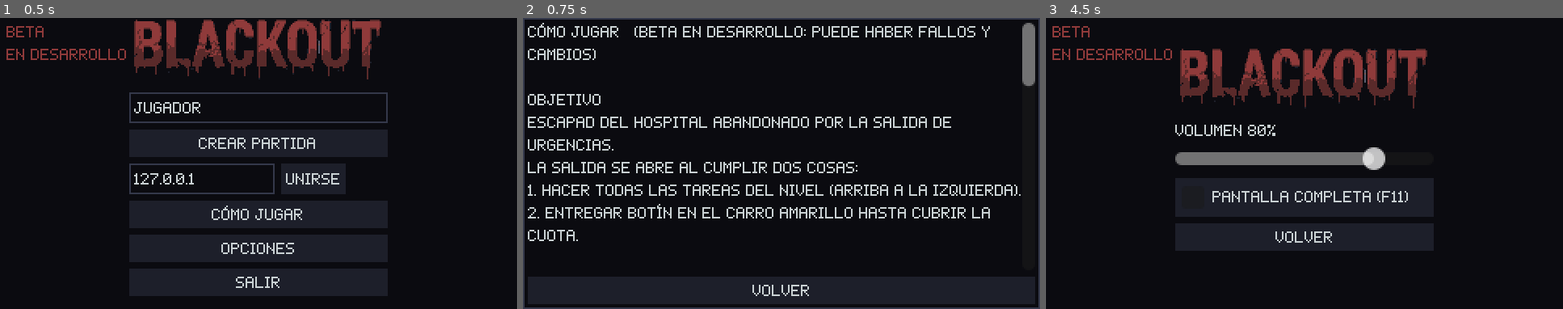
Above: before the commit, frames 1-3 (left to right).
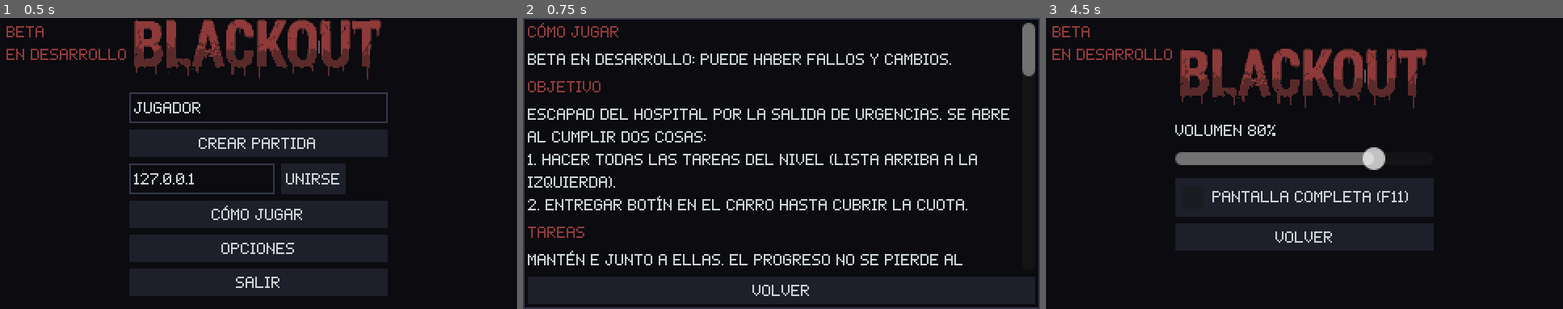
Above: after the commit, the same moments.

Repository: Skyfreefury/blackout-beta
Game: Godot game, scene res://scenes/menu.tscn
Same seed, same stepped clock (60 frames per second), same inputs: the game is played once before the commit and once after it.
Inputs:
- Up to frame 1 (0.5 s): no input
- Up to frame 2 (0.75 s): click "Cómo jugar" at 0.5 s
- Up to frame 3 (4.5 s): click "Cómo jugar" at 1.25 s; click "Crear partida" at 2 s; click "Unirse" at 2.75 s; click "Volver" at 3.5 s; click "Opciones" at 4.25 s

Frame 1 is identical in both runs. In frame 2, 12% of the frame differs, in the area x 0-100%, y 1-85%; in frame 3, nothing differs.

Commit message:
Cómo jugar con dibujos de tareas, botín, carro, pila y Nonatos
Co-Authored-By: Claude Opus 5.5 <noreply@anthropic.com>

Diff:
--- a/scripts/menu.gd
+++ b/scripts/menu.gd
@@ -6,43 +6,33 @@
 const JOIN_TIMEOUT := 5.0
 const TEXT_COLOR := Color("c9d1d3")
 const ACCENT := Color("8f3a3a")
-const HELP_TEXT := """CÓMO JUGAR   (beta en desarrollo: puede haber fallos y cambios)
-
-OBJETIVO
-Escapad del hospital abandonado por la salida de urgencias.
-La salida se abre al cumplir dos cosas:
-1. Hacer todas las tareas del nivel (arriba a la izquierda).
-2. Entregar botín en el carro amarillo hasta cubrir la cuota.
-
-TAREAS
-Mantén E junto a generadores, archivadores, ordenadores y válvulas.
-Los generadores encienden luces de emergencia: el Nonato no entra en ellas.
-
-BOTÍN
-E coge objetos de valor. La mochila lleva 3 y cada uno te frena.
-E junto al carro entrega todo. Si caes, la mochila queda en el suelo.
-
-EL NONATO
-Caza a oscuras. Tu linterna lo aturde y lo hace buscar otro camino.
-Prefiere a quien no le apunta y a quien hace tareas.
-Primer golpe: derribado. Un compañero te reanima manteniendo E.
-Segundo golpe, o 30 s sin ayuda: mueres.
-Más jugadores, más peligro: con 2 y 4 es más fuerte y chilla
-para apagar linternas. Con 3 y 4 hay dos Nonatos.
-
-LINTERNA
-Q o clic derecho. Gasta pila, más aún si alumbras al Nonato.
-Recoge pilas con E. Con poca pila parpadea.
-
-ROLES (sala de espera)
-Enfermero/a, corredor/a, técnico/a y vigía. Cada uno tiene una ventaja y una desventaja.
-
-NIVELES
-Cada nivel suma una tarea y sube la cuota. Ganar pasa al siguiente.
-
-CONTROLES
-WASD mover, ratón apuntar, ESPACIO correr, Q linterna, E usar,
-ESC pausa, F11 pantalla completa."""
+## Instrucciones: texto ["t", texto] o fila con dibujo ["i", sprite, texto, región, tinte].
+## La región recorta un fotograma de una hoja de sprites. Rect2() usa la imagen entera.
+const HELP := [
+	["t", "CÓMO JUGAR\nBeta en desarrollo: puede haber fallos y cambios."],
+	["t", "OBJETIVO\nEscapad del hospital por la salida de urgencias. Se abre al cumplir dos cosas:\n1. Hacer todas las tareas del nivel (lista arriba a la izquierda).\n2. Entregar botín en el carro hasta cubrir la cuota."],
+	["t", "TAREAS\nMantén E junto a ellas. El progreso no se pierde al soltar."],
+	["i", "res://art/sprites/generator.png", "Generador, 10 s. Enciende las luces de emergencia de su zona: el Nonato no entra en ellas."],
+	["i", "res://art/sprites/task_archive.png", "Archivador, 6 s. Recoger los historiales."],
+	["i", "res://art/sprites/task_computer.png", "Ordenador, 8 s. Reiniciarlo."],
+	["i", "res://art/sprites/task_valve.png", "Válvula, 5 s. Cerrar el vapor."],
+	["t", "BOTÍN\nE coge objetos. La mochila lleva 3 y cada uno te frena un 8%. Si caes, la mochila queda en el suelo."],
+	["i", "res://art/sprites/loot_samples.png", "Muestras, de 20 a 40 €."],
+	["i", "res://art/sprites/loot_tools.png", "Instrumental, de 40 a 70 €."],
+	["i", "res://art/sprites/loot_watch.png", "Reloj de oro, de 80 a 120 €."],
+	["i", "res://art/sprites/loot_microscope.png", "Microscopio, de 120 a 180 €."],
+	["i", "res://art/sprites/cart.png", "Carro de entrega, en urgencias junto a la salida. E entrega toda la mochila."],
+	["t", "EL NONATO\nCaza a oscuras. Tu linterna lo aturde y le hace buscar otro camino. Prefiere a quien no le apunta y a quien hace tareas.\nPrimer golpe: derribado. Un compañero te reanima manteniendo E. Segundo golpe, o 30 s sin ayuda: mueres."],
+	["i", "res://art/sprites/monster.png", "Nonato normal.", Rect2(0, 0, 40, 40)],
+	["i", "res://art/sprites/monster.png", "Nonato mejorado, más rojo y grande. Corre más y chilla para apagar linternas. Sale con 2 y 4 jugadores; con 3 y 4 hay dos Nonatos.", Rect2(0, 0, 40, 40), Color(1.0, 0.7, 0.7)],
+	["t", "LINTERNA\nQ o clic derecho. Gasta pila, más aún si alumbras al Nonato. Con poca pila parpadea."],
+	["i", "res://art/sprites/battery.png", "Pila. E la coge y recarga la mitad de la linterna."],
+	["t", "ROLES\nEn la sala de espera: enfermero/a, corredor/a, técnico/a y vigía. Cada uno tiene una ventaja y una desventaja."],
+	["t", "NIVELES\nCada nivel suma una tarea y 100 € de cuota. Ganar pasa al siguiente."],
+	["t", "CONTROLES\nWASD mover, ratón apuntar, ESPACIO correr, Q linterna, E usar, ESC pausa, F11 pantalla completa."],
+]
+## Ancho de la columna de dibujos en las instrucciones.
+const HELP_ICON_WIDTH := 44
 
 var _name_edit := LineEdit.new()
 var _ip_edit := LineEdit.new()
@@ -166,15 +156,58 @@
 	scroll.size_flags_vertical = Control.SIZE_EXPAND_FILL
 	scroll.horizontal_scroll_mode = ScrollContainer.SCROLL_MODE_DISABLED
 	box.add_child(scroll)
-	var text := Label.new()
-	text.autowrap_mode = TextServer.AUTOWRAP_WORD_SMART
-	text.size_flags_horizontal = Control.SIZE_EXPAND_FILL
-	# El archivo puede guardarse con saltos de Windows: se quitan los retornos de carro.
-	text.text = HELP_TEXT.replace(char(13), "")
-	scroll.add_child(text)
+	var list := VBoxContainer.new()
+	list.size_flags_horizontal = Control.SIZE_EXPAND_FILL
+	list.add_theme_constant_override("separation", 6)
+	scroll.add_child(list)
+	for entry: Array in HELP:
+		if entry[0] == "t":
+			# Primera línea de cada bloque: título en rojo.
+			var lines: PackedStringArray = entry[1].split("
+", true, 1)
+			var title := _help_label(lines[0])
+			title.add_theme_color_override("font_color", ACCENT)
+			list.add_child(title)
+			if lines.size() > 1:
+				list.add_child(_help_label(lines[1]))
+		else:
+			list.add_child(_help_row(entry))
 	box.add_child(_button("Volver", _show_help.bind(false)))
 	_help_panel.visible = false
 	add_child(_help_panel)
+
+
+func _help_label(text: String) -> Label:
+	var label := Label.new()
+	label.autowrap_mode = TextServer.AUTOWRAP_WORD_SMART
+	label.size_flags_horizontal = Control.SIZE_EXPAND_FILL
+	label.text = text
+	return label
+
+
+## Fila con el dibujo del juego a la izquierda y su explicación a la derecha.
+func _help_row(entry: Array) -> HBoxContainer:
+	var row := HBoxContainer.new()
+	var tex: Texture2D = load(entry[1])
+	if entry.size() > 3:
+		var atlas := AtlasTexture.new()
+		atlas.atlas = tex
+		atlas.region = entry[3]
+		tex = atlas
+	var icon := TextureRect.new()
+	icon.texture = tex
+	# Los objetos pequeños (pilas, botín, carro) se dibujan al doble para distinguirlos.
+	var zoom := 2.0 if tex.get_height() <= 16 else 1.0
+	icon.expand_mode = TextureRect.EXPAND_IGNORE_SIZE
+	icon.stretch_mode = TextureRect.STRETCH_KEEP_ASPECT_CENTERED
+	icon.custom_minimum_size = Vector2(HELP_ICON_WIDTH, tex.get_height() * zoom)
+	if entry.size() > 4:
+		icon.modulate = entry[4]
+	row.add_child(icon)
+	var label := _help_label(entry[2])
+	label.vertical_alignment = VERTICAL_ALIGNMENT_CENTER
+	row.add_child(label)
+	return row
 
 
 func _show_help(open: bool) -> void:
@@ -326,6 +359,9 @@
 		return
 	if args.has("help"):
 		_show_help(true)
+		if args.has("helpscroll"):
+			await get_tree().process_frame
+			_help_panel.find_children("*", "ScrollContainer", true, false)[0].scroll_vertical = int(args["helpscroll"])
 	if args.has("menushot"):
 		await get_tree().create_timer(0.3).timeout
 		var img := get_viewport().get_texture().get_image()
